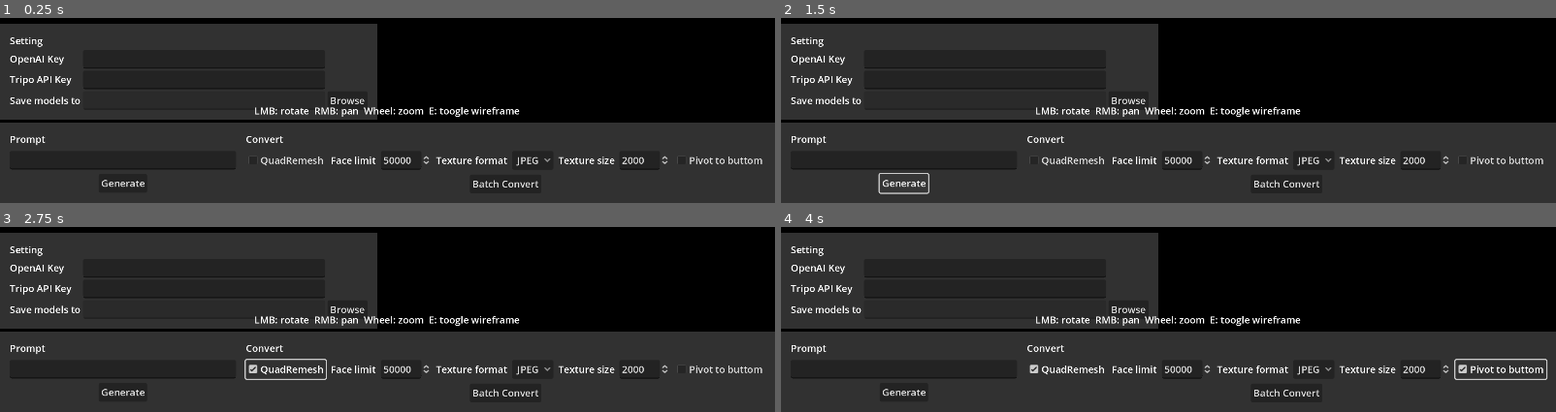
Above: before the commit, frames 1-4 (two rows, left to right).
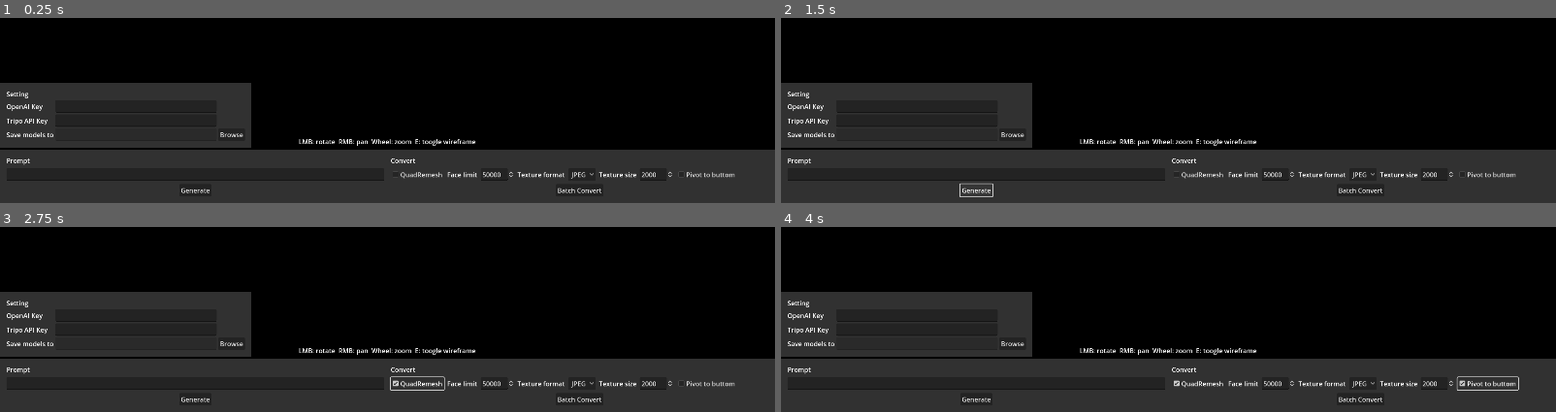
Above: after the commit, the same moments.

Repository: AllenDang/AiBoom
Game: Godot game, scene res://scenes/main.tscn
Same seed, same stepped clock (60 frames per second), same inputs: the game is played once before the commit and once after it.
Inputs:
- Up to frame 1 (0.25 s): no input
- Up to frame 2 (1.5 s): click "Browse" at 0.5 s; click "Generate" at 1.25 s
- Up to frame 3 (2.75 s): click "QuadRemesh" at 2 s
- Up to frame 4 (4 s): click "JPEG" at 2.75 s; click "Pivot to buttom" at 3.5 s

The runs differ from the first frame. In frame 1, 33% of the frame differs, in the area x 0-100%, y 3-95%; in frame 2, 33%; in frame 3, 33%; in frame 4, 33%.
Error in both runs: Trying to assign value of type 'Nil' to a variable of type 'String'. (res://scripts/sc_main.gd:70)

Commit message:
Add windows export settings

Diff:
--- a/project.godot
+++ b/project.godot
@@ -22,7 +22,6 @@
 window/size/viewport_height=1080
 window/size/mode=2
 window/stretch/aspect="expand"
-window/stretch/scale=1.5
 
 [editor_plugins]
 
Not shown, changed: export_presets.cfg
